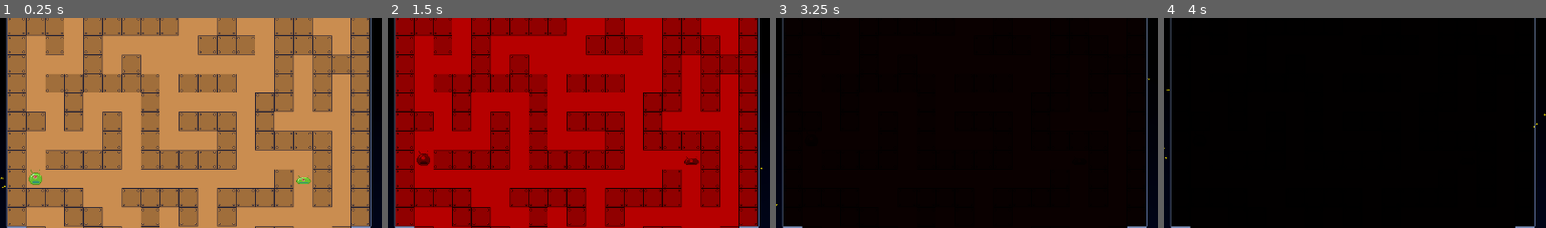
Above: before the commit, frames 1-4 (left to right).
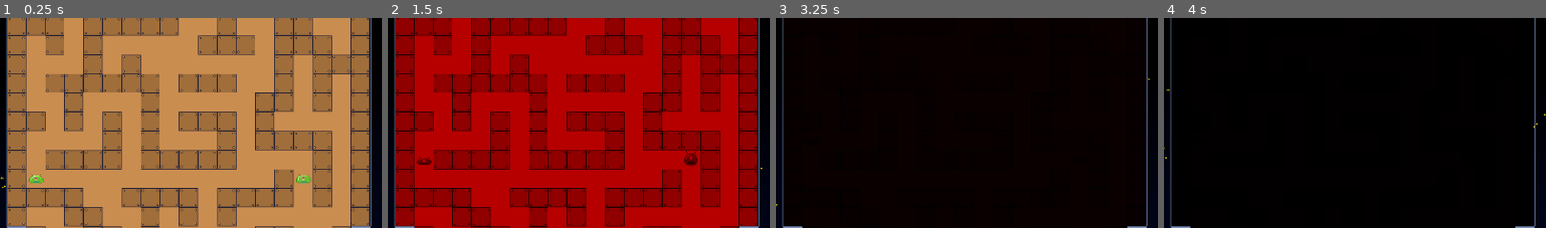
Above: after the commit, the same moments.

Repository: ilsyxn/void-escape
Game: Godot game, scene res://level/world2/level_2_1.tscn
The game is run twice, just before and just after one commit, with the same random seed, the same clock (stepped at 60 frames per second) and the same inputs. This scene is started directly instead of the project's main scene.
Inputs:
- Up to frame 1 (0.25 s): no input
- Up to frame 2 (1.5 s): hold D (right) 0.53-1.28 s; hold S (down) from 1.28 s (still down)
- Up to frame 3 (3.25 s): release S (down) at 2.03 s; hold D (right) 2.03-2.78 s; hold W (up) from 2.78 s (still down)
- Up to frame 4 (4 s): release W (up) at 3.53 s; hold A (left) from 3.53 s (still down)
The pictures show only the part of the screen within x 27-77%, y 24-74%; the shares and areas given below are measured in that part.

The runs differ from the first frame. In frame 1, 0.2% of the frame differs, in the area x 7-82%, y 72-80%; in frame 2, 0.2%, in the area x 7-82%, y 63-71%; in frame 3, less than 0.1%; in frame 4, less than 0.1%.

Commit message:
monster animation an gemacht

Diff:
--- a/level/world2/level2.gd
+++ b/level/world2/level2.gd
@@ -77,9 +77,9 @@
 	enemy_positions = [enemy01_tile_pos, enemy02_tile_pos, enemy03_tile_pos, enemy04_tile_pos]
 	enemy_ids = [enemy1_id, enemy2_id, enemy3_id, enemy4_id]
 
-#	for i in range(100):
-#		change_monster()
-#		await get_tree().create_timer(0.8).timeout
+	while(true):
+		monster_animation()
+		await get_tree().create_timer(0.8).timeout
 
 
 
@@ -200,7 +200,7 @@
 	fog_red = false
 
 #Animation
-func change_monster():
+func monster_animation():
 	for i in range(4):
 		if enemy_positions[i] != null:
 			var enemy_id = get_cell_source_id(1, enemy_positions[i])
